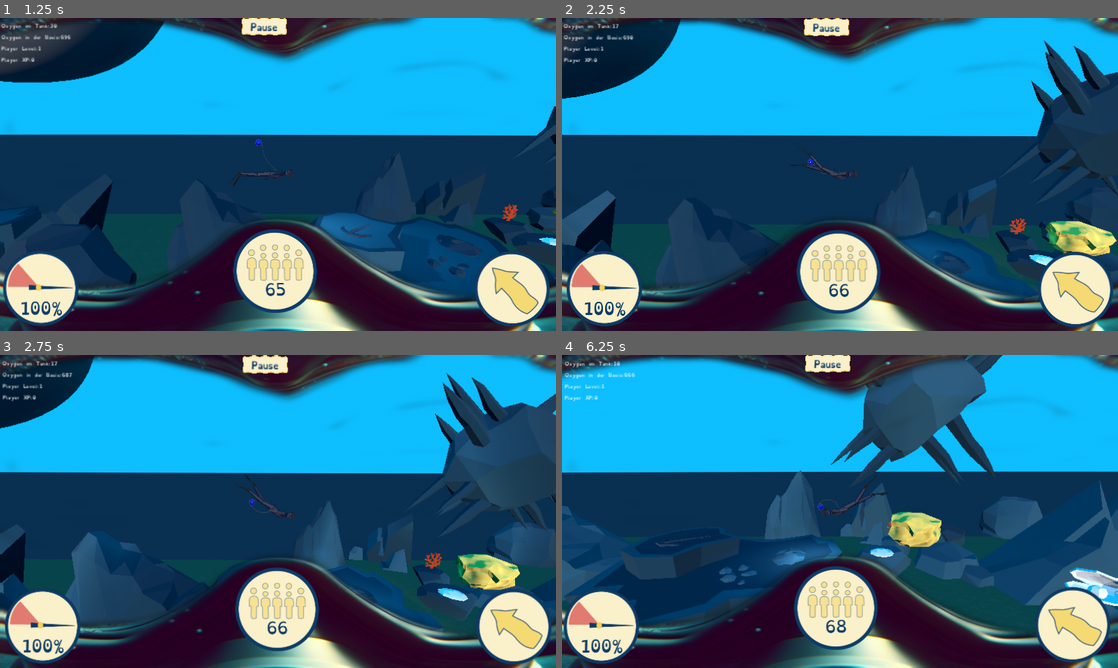
Above: before the commit, frames 1-4 (two rows, left to right).
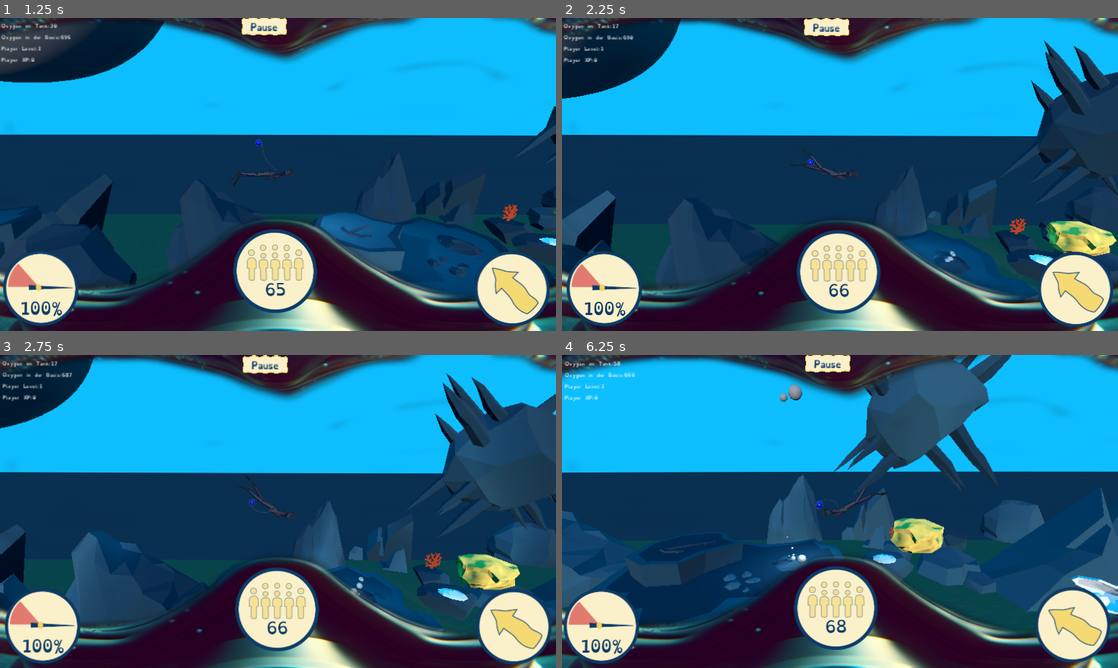
Above: after the commit, the same moments.

Repository: bastifpv/GGJ25
Game: Godot game, scene res://scenes/menu.tscn
The game is run twice, just before and just after one commit, with the same random seed, the same clock (stepped at 60 frames per second) and the same inputs.
Inputs:
- Up to frame 1 (1.25 s): click "Start Game" at 0.5 s
- Up to frame 2 (2.25 s): hold D (right) 1.28-2.03 s; hold E (bomb) 1.28-2.03 s; hold S (down) from 2.03 s (still down); tap Space (release) at 2.1 s
- Up to frame 3 (2.75 s): keep holding S (down)
- Up to frame 4 (6.25 s): release S (down) at 2.78 s; hold D (right) 2.78-3.53 s; hold E (bomb) 2.78-3.53 s; hold W (up) 3.53-4.28 s; tap Space (release) at 3.6, 5.1 s; hold E (bomb) 4.28-5.03 s; hold A (left) 4.28-5.78 s; hold S (down) from 5.78 s (still down); hold E (bomb) from 5.78 s (still down)

Frame 1 is identical in both runs. In frame 2, less than 0.1% of the frame differs, in the area x 68-71%, y 74-78%; in frame 3, less than 0.1%; in frame 4, 9.4%, in the area x 0-100%, y 0-94%.
Error before the commit: Parse Error: Used space character for indentation instead of tab as used before in the file. (res://scripts/bubble_spawner.gd:34)

Commit message:
added far out

Diff:
--- a/scenes/startscene.tscn
+++ b/scenes/startscene.tscn
@@ -4,11 +4,8 @@
 [ext_resource type="PackedScene" uid="uid://bc5wn3qcotu2g" path="res://scenes/prefabs/coral-small_orange.tscn" id="5_sfw8e"]
 [ext_resource type="Script" path="res://scripts/uicontroller.gd" id="8_b8ppg"]
 [ext_resource type="Script" path="res://scripts/oxylation.gd" id="9_bkbyw"]
-
-[ext_resource type="PackedScene" path="res://scenes/gamePause.tscn" id="10_xeve3"]
-[ext_resource type="PackedScene" path="res://scenes/balloon_rigged.tscn" id="14_2s8vx"]
-[ext_resource type="PackedScene" uid="uid://bgqk81xt23ewx" path="res://scenes/prefabs/rocks/stalags.tscn" id="16_7558u"]
-
+[ext_resource type="PackedScene" uid="uid://d0qpj6ojdbngd" path="res://scenes/gamePause.tscn" id="10_xeve3"]
+[ext_resource type="PackedScene" uid="uid://c2qxa78rmhewd" path="res://scenes/balloon_rigged.tscn" id="14_2s8vx"]
 [ext_resource type="Shader" path="res://shaders/post_processing.gdshader" id="25_g11gl"]
 [ext_resource type="Theme" uid="uid://boiyof61hkrhc" path="res://materials/theme/theme.tres" id="27_ww8tf"]
 [ext_resource type="PackedScene" uid="uid://cplgnl1anj6kb" path="res://scenes/diver.tscn" id="30_xbtnc"]
--- a/scripts/bubble.gd
+++ b/scripts/bubble.gd
@@ -25,6 +25,10 @@
 func _process(delta: float) -> void:
 	elapsed_time += delta
 	if elapsed_time >=lifetime:
+		pop()
+
+func pop():
+
 		if (player.global_position - global_position).abs() < Vector3(10,0,0): # play sound only in nearby bubbles
 			AudioManager.play_plop( rng.randi_range(1,5))
 		queue_free()
--- a/scripts/bubble_spawner.gd
+++ b/scripts/bubble_spawner.gd
@@ -6,11 +6,9 @@
 
 var bubble = preload("res://scenes/bubble.tscn")
 var rng = RandomNumberGenerator.new()
-
-var player : Node3D
-
 var orig_content: float
 var spawn_timer: float = 0
+var player : Node3D
 
 
 const bubble_color = {
@@ -20,27 +18,23 @@
 }
 const min_scale = .2
 
-func spawnBubble():
-
-	if (player.global_position - global_position).abs() < Vector3(60,60,0):
-		var bub: RigidBody3D =  bubble.instantiate()
-		bub.bubbleColor = bubble_color[type]
-		add_child(bub)
-		var scl = Vector3.ONE * rng.randf_range(0.01, 0.4)
-		bub.gravity_scale *= scl.x
-		bub.get_node("BubbleMesh").scale = scl
-		bub.get_node("BubbleShape").scale = scl
-		bub.global_position = global_position + Vector3(rng.randf_range(-0.1, 0.1), rng.randf_range(-0.1, 0.1), rng.randf_range(-0.1, 0.1))
-		bub.set_meta("type", type)
-    bub.set_meta("value", scl.x * 100
-	else:
-		#print("not spawned, too far away from player")
-		pass
-
-# Called when the node enters the scene tree for the first time.
 func _ready() -> void:
 	player = get_node("/root/Node3D/PlayerRig/Player")
+	orig_content = content
 
+func spawnBubble():
+	if (player.global_position - global_position).abs() > Vector3(60,60,0):
+		return
+	var bub: RigidBody3D =  bubble.instantiate()
+	bub.bubbleColor = bubble_color[type]
+	add_child(bub)
+	var scl = Vector3.ONE * rng.randf_range(0.01, 0.4)
+	bub.gravity_scale *= scl.x
+	bub.get_node("BubbleMesh").scale = scl
+	bub.get_node("BubbleShape").scale = scl
+	bub.global_position = global_position + Vector3(rng.randf_range(-0.1, 0.1), rng.randf_range(-0.1, 0.1), rng.randf_range(-0.1, 0.1))
+	bub.set_meta("type", type)
+	bub.set_meta("value", scl.x * 100)
 
 func scale_between(x, minAllowed, maxAllowed, min, max):
 	return (maxAllowed - minAllowed) * (x - min) / (max - min) + minAllowed
@@ -56,11 +50,6 @@
 		queue_free()
 
 
-# Called when the node enters the scene tree for the first time.
-func _ready() -> void:
-	orig_content = content
-
-
 # Called every frame. 'delta' is the elapsed time since the previous frame.
 func _process(delta: float) -> void:
 	spawn_timer += delta * rng.randf_range(.5, 1)
Not shown: 1 places in materials/rope.tres that only renumber resources
Not shown: 1 places in materials/sandstone.tres that only renumber resources
